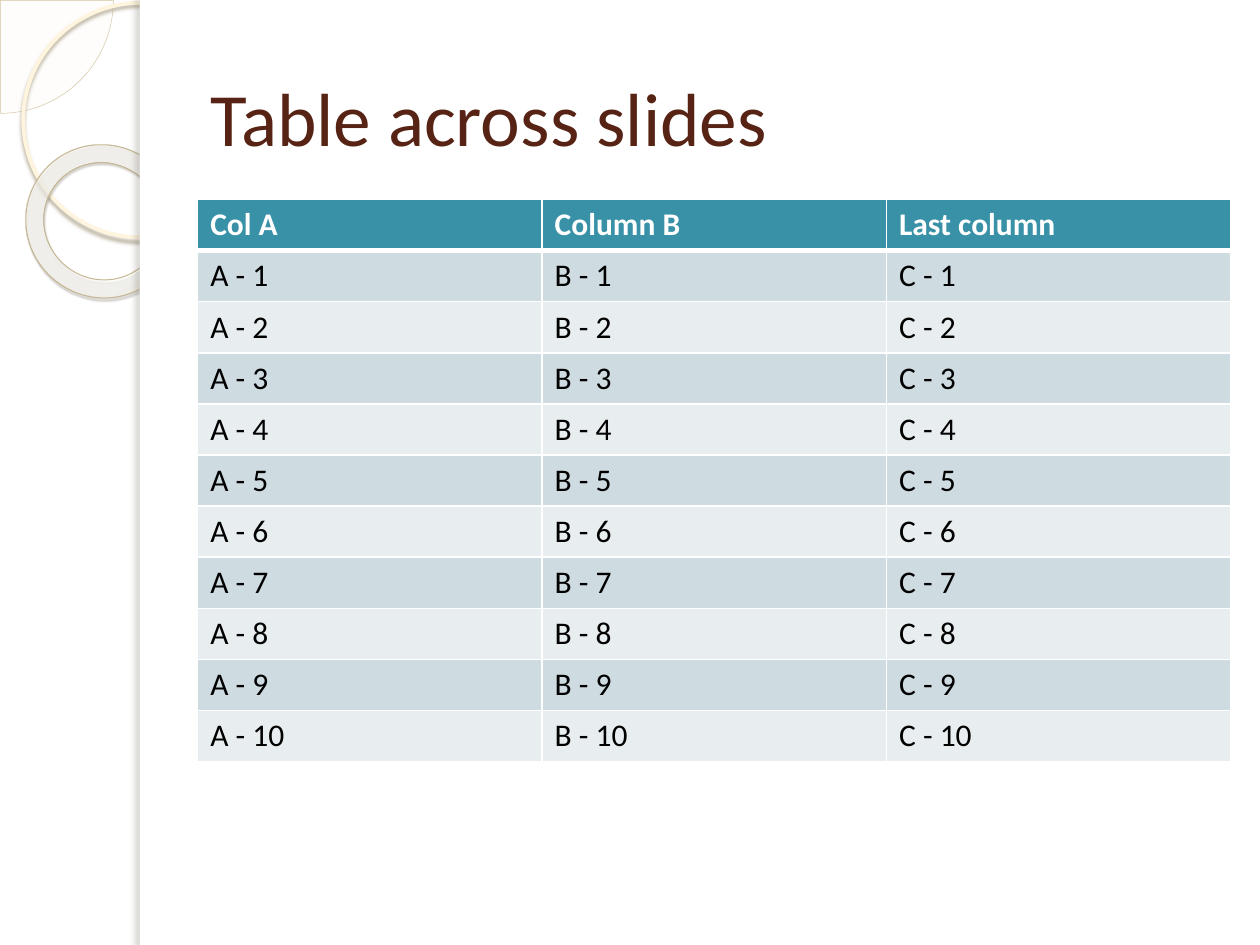
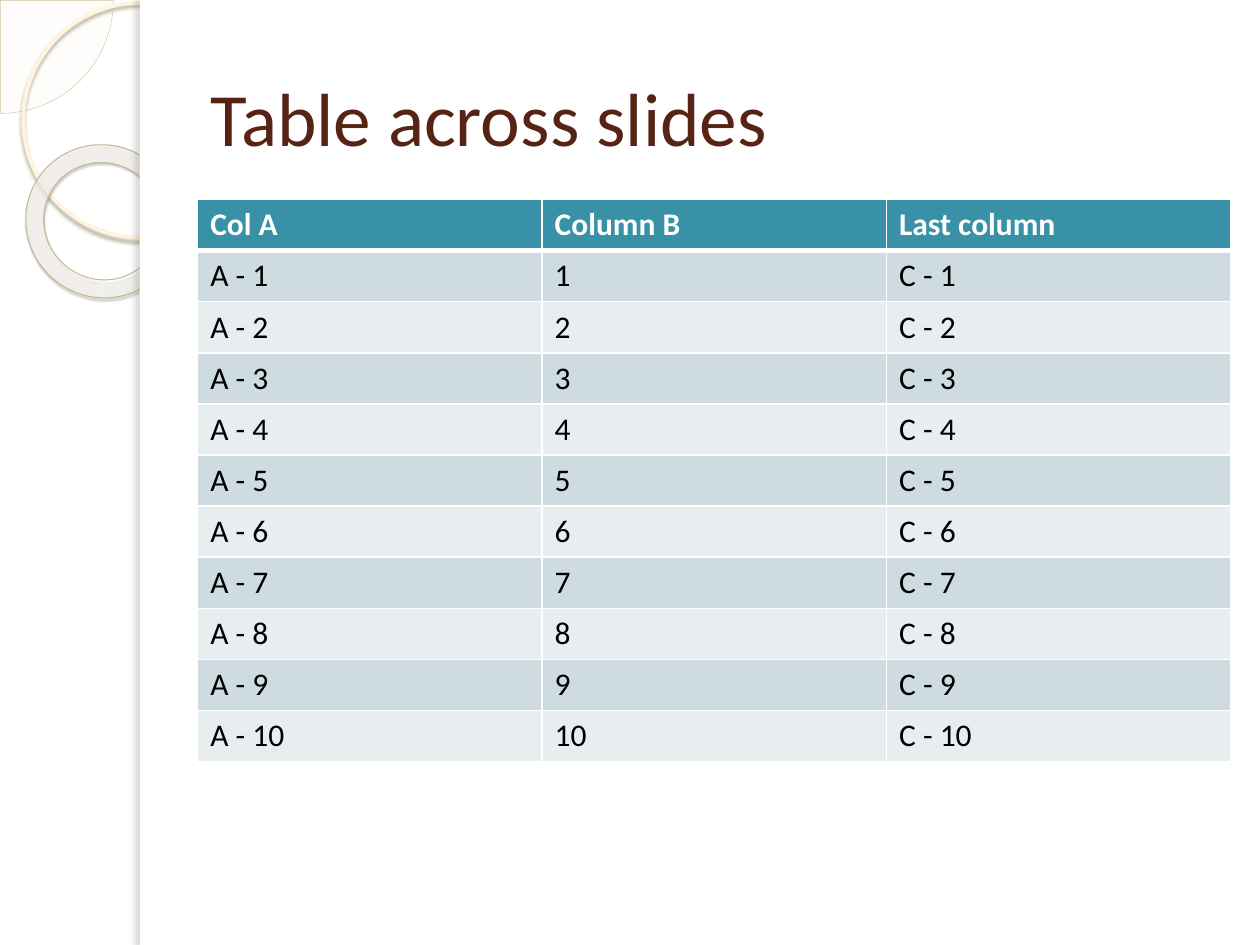
Before and after one commit to ngs-doo/TemplaterExamples, a slide deck: slide 5 of Intermediate/SharedCharts/result.pptx. Drawn at 1260x945 pixels with LibreOffice and Linux fonts; fonts in the diff are those of the drawing; background and template pictures are left out. Boxes give left, top, right and bottom in pixels: in the first picture for what was removed or moved away, otherwise in the second. Text is boxed around its words. In the diff, an @@ line names an element or a change of style, - is before the commit and + after.

Commit message:
Expand table splitting pptx example
Show how to present footer row only on the last page (collapse/remove tags/rows when its not last page).
Also show how to present some table level aggregate on that last table, which is across entire table, not just entries on that slide.

```diff
--- a/Intermediate/SharedCharts/result.pptx
+++ b/Intermediate/SharedCharts/result.pptx
@@ table at [198,199,1230,761] @@
-row 2, column 2: B - 1
+row 2, column 2: 1
-row 3, column 2: B - 2
+row 3, column 2: 2
-row 4, column 2: B - 3
+row 4, column 2: 3
-row 5, column 2: B - 4
+row 5, column 2: 4
-row 6, column 2: B - 5
+row 6, column 2: 5
-row 7, column 2: B - 6
+row 7, column 2: 6
-row 8, column 2: B - 7
+row 8, column 2: 7
-row 9, column 2: B - 8
+row 9, column 2: 8
-row 10, column 2: B - 9
+row 10, column 2: 9
-row 11, column 2: B - 10
+row 11, column 2: 10
```
Also in this commit, not shown: 1 other slide changed, 4 other files.
